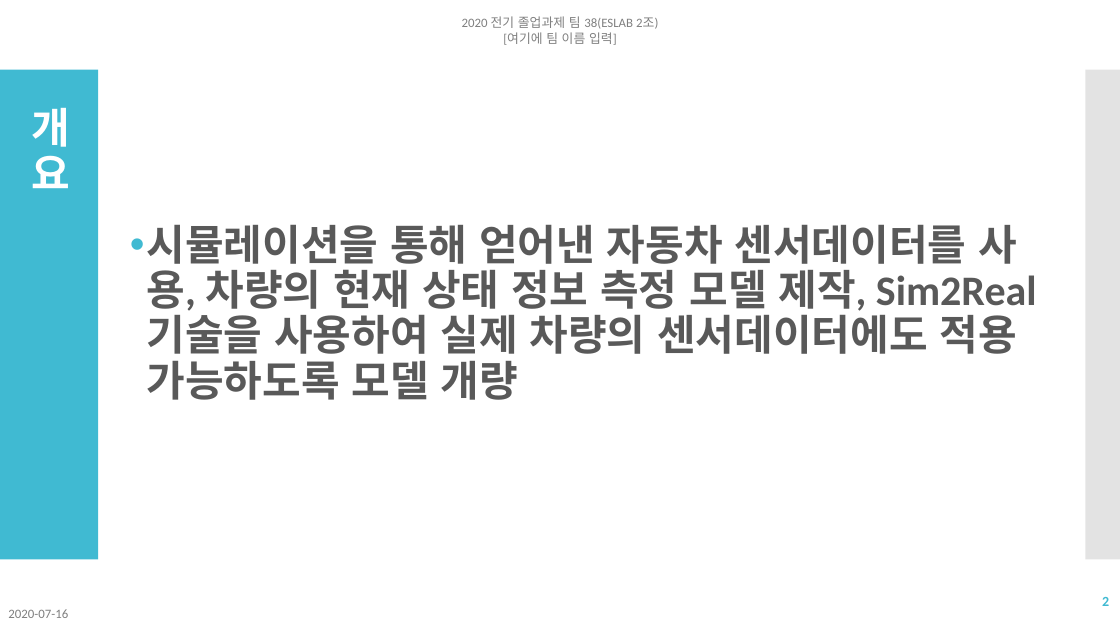
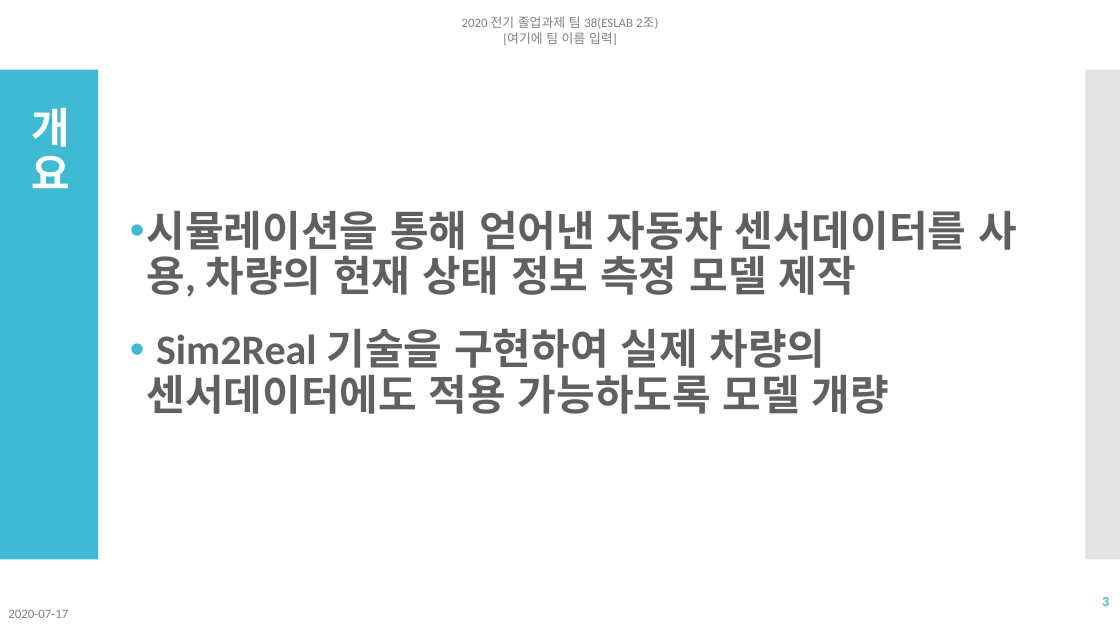
Before and after one commit to NgaAdrain/TEAM_Enter_Text_Here, a slide deck: slide 3 of Reports/졸업과제 네번째 발표 2조.pptx (slide 2 before the commit). Drawn at 1120x630 pixels with LibreOffice and Linux fonts; fonts in the diff are those of the drawing. Boxes give left, top, right and bottom in pixels: in the first picture for what was removed or moved away, otherwise in the second. Text is boxed around its words. In the diff, an @@ line names an element or a change of style, - is before the commit and + after.

```diff
--- a/Reports/졸업과제 네번째 발표 2조.pptx
+++ b/Reports/졸업과제 네번째 발표 2조.pptx
@@ text at box(147, 211, 1017, 414): text changed; text colour #595959 to #606060 @@
-• 시뮬레이션을 통해 얻어낸 자동차 센서데이터를 사용, 차량의 현재 상태 정보 측정 모델 제작, Sim2Real 기술을 사용하여 실제 차량의 센서데이터에도 적용 가능하도록 모델 개량
+• 시뮬레이션을 통해 얻어낸 자동차 센서데이터를 사용, 차량의 현재 상태 정보 측정 모델 제작
+• Sim2Real 기술을 구현하여 실제 차량의 센서데이터에도 적용 가능하도록 모델 개량
@@ page number at box(1102, 597, 1109, 606): text changed @@
-2
+3
@@ text at box(8, 610, 68, 618): text changed @@
-2020-07-16
+2020-07-17
```
Also in this commit, not shown: 12 other slides changed, 2 slides added, 6 other files.
